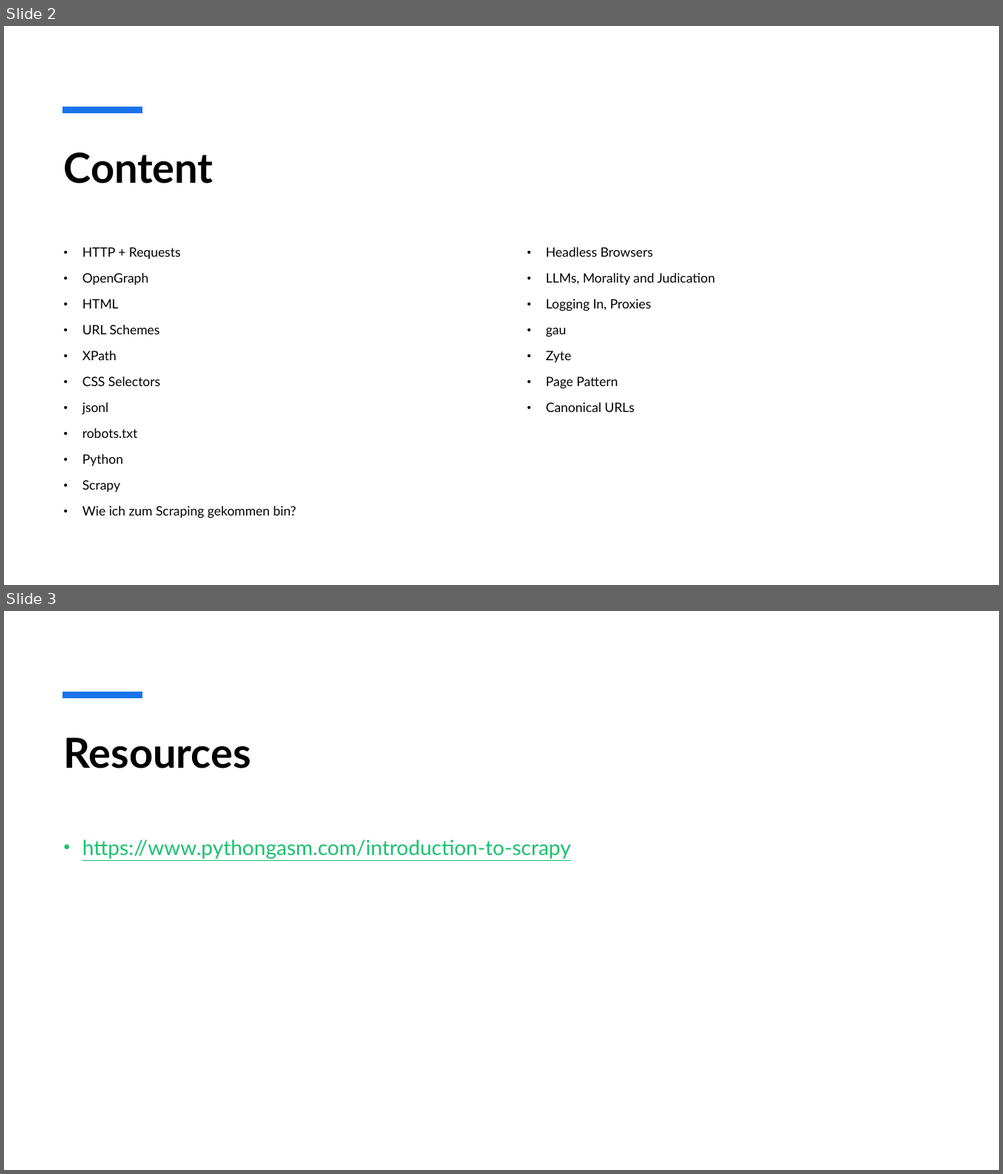
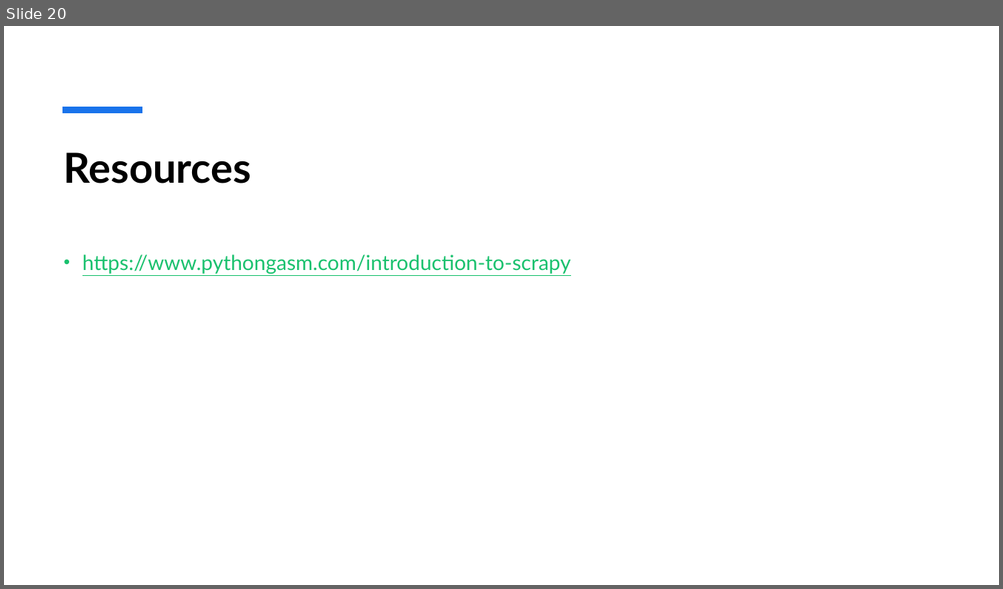
Before and after one commit to bemayr/web-crawling-and-scraping, a slide deck: slides.pptx. Shown one above the other, each under a label of ours: slides 2 and 3 before the commit, slide 20 after it. The pictures are 1003x1174 and 1003x589 pixels, drawn with LibreOffice and Linux fonts; fonts in the diff are those of the drawing. Boxes give left, top, right and bottom in pixels: in the first picture for what was removed or moved away, otherwise in the second. Text is boxed around its words. In the diff, an @@ line names an element or a change of style, - is before the commit and + after.

```diff
--- a/slides.pptx
+++ b/slides.pptx
@@ slide 2 removed at bbox=[4, 26, 999, 585], background #FFFFFF; not listed: 1 template element that a slide beside it also shows @@
@@ title removed at bbox=[64, 153, 213, 184] @@
-Content
@@ text removed at bbox=[82, 247, 296, 518] @@
-• HTTP + Requests
-• OpenGraph
-• HTML
-• URL Schemes
-• XPath
-• CSS Selectors
-• jsonl
-• robots.txt
-• Python
-• Scrapy
-• Wie ich zum Scraping gekommen bin?
@@ text removed at bbox=[546, 247, 714, 412] @@
-• Headless Browsers
-• LLMs, Morality and Judication
-• Logging In, Proxies
-• gau
-• Zyte
-• Page Pattern
-• Canonical URLs
@@ what was slide 3 is now slide 20 @@
```
Also in this commit, not shown: 18 slides added.
